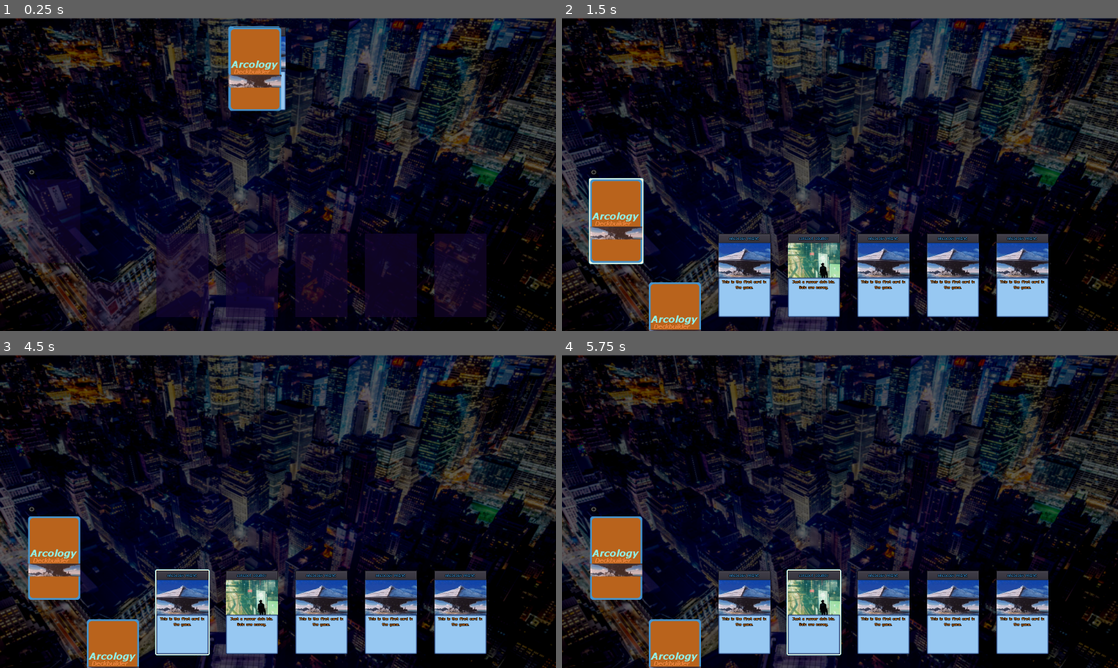
Above: before the commit, frames 1-4 (two rows, left to right).
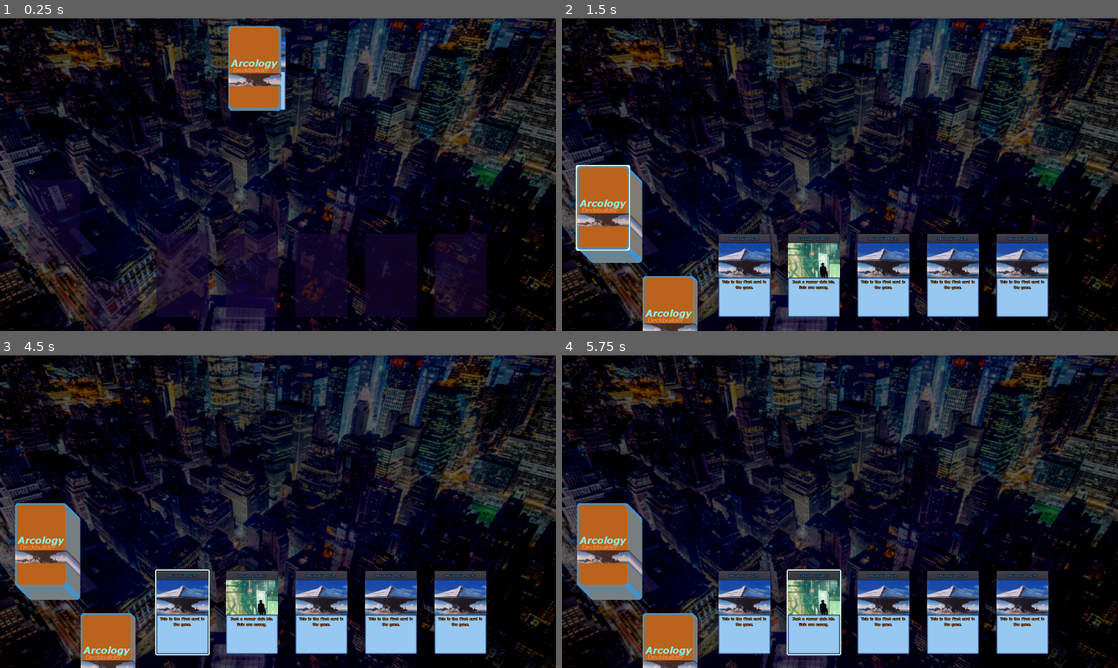
Above: after the commit, the same moments.

Repository: dancraig1985/arcology-deckbuilder
Game: Godot game, scene res://core/scenes/main.tscn
Two runs of this game, one before a commit and one after it. Both use one fixed random seed, a clock stepped at 60 frames per second and the inputs below.
Inputs (mouse positions are in pixels of both pictures, inside the frame that each line leads up to):
- Up to frame 1 (0.25 s): no input
- Up to frame 2 (1.5 s): move the mouse to (751, 118) at 0.52 s; tap Enter at 1.25 s; move the mouse to (617, 221) at 1.27 s
- Up to frame 3 (4.5 s): tap Space at 2, 3.5 s; tap Enter at 2.75, 4.25 s; move the mouse to (183, 611) at 4.27 s
- Up to frame 4 (5.75 s): tap Space at 5 s; move the mouse to (812, 611) at 5.02 s

The runs differ from the first frame. In frame 1, 0.8% of the frame differs, in the area x 41-51%, y 2-30%; in frame 2, 4.1%, in the area x 2-50%, y 46-100%; in frame 3, 3.8%; in frame 4, 3.8%.

Commit message:
Fixed audio bug, updated card-back

Diff:
--- a/core/autoloads/audio.gd
+++ b/core/autoloads/audio.gd
@@ -8,7 +8,7 @@
 	for i in children:
 		# if the name matches our given sound string, play it
 		if i.name == sound:
-			get_node(sound).play()
+			i.play()
 			return
 	# No node with name found
 	print(str("Sound node to play not found: ", sound, ". Available Nodes: ", children.size()))
--- a/core/classes/stack_machine/states/cards/st_card_move_to_pos.gd
+++ b/core/classes/stack_machine/states/cards/st_card_move_to_pos.gd
@@ -24,10 +24,14 @@
 # Usually called each step of the host, but can be called to run whenever
 func process(delta):
 	if not state_env.node_tween.is_active():
-		Audio.play("FlippingCard")
 		return 1
+
+	var distance_to_target = args.target_position - host.position
+	if distance_to_target.length() < 1:
+		return -1
+
 	return 0
 
 # Run once when the state is finished
 func on_end():
-	pass
+	Audio.play("FlippingCard")
--- a/core/scenes/dealer.gd
+++ b/core/scenes/dealer.gd
@@ -30,6 +30,21 @@
 		spawn_card_to_deck("Arcology Prime", node_player_hand)
 		spawn_card_to_deck("Arcology Prime", node_player_hand)
 
+		spawn_card_to_deck("Arcology Prime", node_player_deck)
+		spawn_card_to_deck("Console Cowboy", node_player_deck)
+		spawn_card_to_deck("Arcology Prime", node_player_deck)
+		spawn_card_to_deck("Arcology Prime", node_player_deck)
+		spawn_card_to_deck("Arcology Prime", node_player_deck)
+		spawn_card_to_deck("Arcology Prime", node_player_deck)
+		spawn_card_to_deck("Console Cowboy", node_player_deck)
+		spawn_card_to_deck("Arcology Prime", node_player_deck)
+		spawn_card_to_deck("Arcology Prime", node_player_deck)
+		spawn_card_to_deck("Arcology Prime", node_player_deck)
+		spawn_card_to_deck("Arcology Prime", node_player_deck)
+		spawn_card_to_deck("Console Cowboy", node_player_deck)
+		spawn_card_to_deck("Arcology Prime", node_player_deck)
+		spawn_card_to_deck("Arcology Prime", node_player_deck)
+		spawn_card_to_deck("Arcology Prime", node_player_deck)
 		spawn_card_to_deck("Arcology Prime", node_player_deck)
 		spawn_card_to_deck("Console Cowboy", node_player_deck)
 		spawn_card_to_deck("Arcology Prime", node_player_deck)
--- a/core/scenes/deck.gd
+++ b/core/scenes/deck.gd
@@ -38,11 +38,14 @@
 func is_empty() -> bool:
 	return get_cards_count() > 0
 
-func move_card_to_deck(move_card: Node, target_deck: Node) -> void:
-	if is_empty(): return
+func draw_card():
+	var card_drawn = get_card_by_index(0)
+	remove_card(card_drawn)
+	card_drawn.set_is_facedown(false)
+	return card_drawn
 
-func move_card_at_index_to_deck(card_index: int, target_deck: Node):
-	if is_empty(): return
+func get_card_by_index(index: int) -> Card:
+	return get_cards()[index]
 
 func get_card_spots() -> Array:
 	return node_card_spots.get_children()
@@ -67,5 +70,8 @@
 			card.move_to_position(get_card_spot_position(card_spot))
 			card.set_is_facedown(false)
 		else:
-			card.move_to_position(get_deck_spot_position())
+			var spot_position = get_deck_spot_position()
+			var stacking_offset = Vector2(-i * 2, -i * 2)
+			var target_position = spot_position + stacking_offset
+			card.move_to_position(target_position)
 			card.set_is_facedown(true)
Binary file changed: assets/art/card_art/card_back_arcology_deckbuilder_150x240_v1.png
